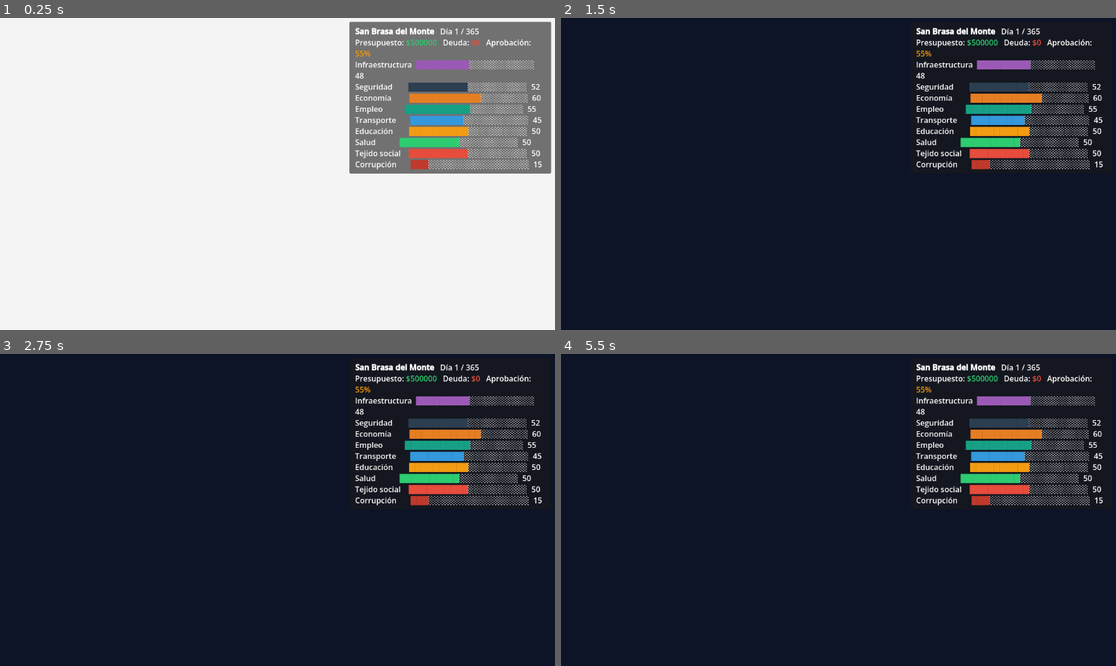
Above: before the commit, frames 1-4 (two rows, left to right).
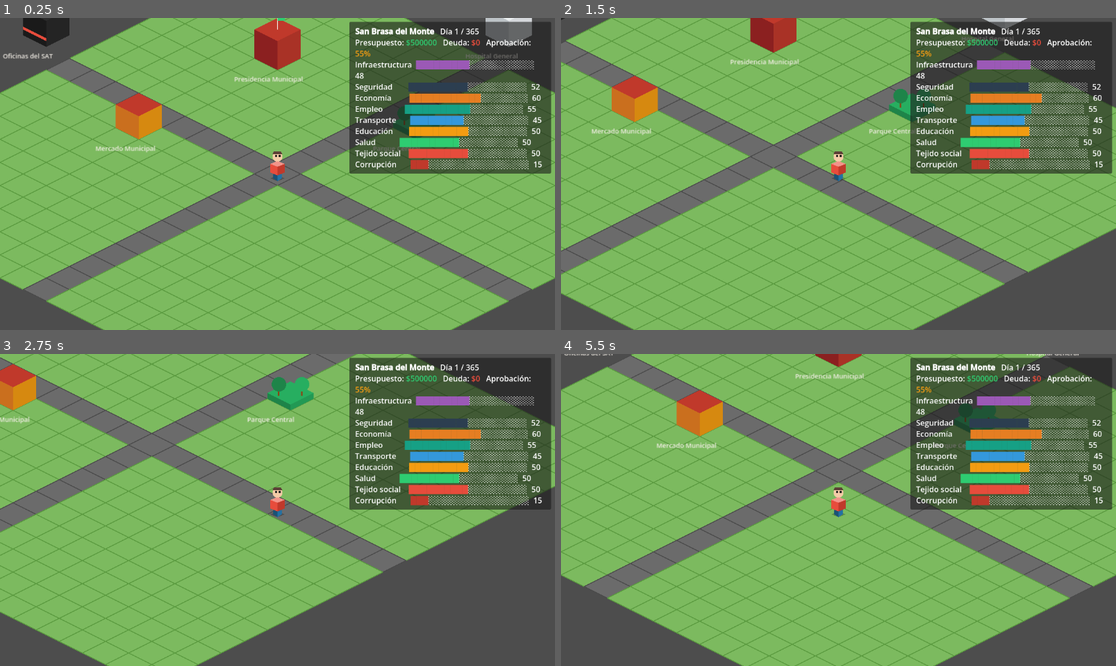
Above: after the commit, the same moments.

Repository: Edmex22/JUEGO-DEL-bajiO
Game: Godot game, scene res://main.tscn
Same seed, same stepped clock (60 frames per second), same inputs: the game is played once before the commit and once after it. The engine's default icon, where the game draws it, is replaced by a stand-in: a white triangle on a blue panel in a dark square.
Inputs (mouse positions are in pixels of both pictures, inside the frame that each line leads up to):
- Up to frame 1 (0.25 s): no input
- Up to frame 2 (1.5 s): tap Enter at 0.5 s; move the mouse to (960, 158) at 0.52 s; hold D (move_right) 0.53-1.28 s; tap E (interact) at 0.6, 1.35 s; move the mouse to (727, 189) at 1.27 s; hold S (move_down) from 1.28 s (still down)
- Up to frame 3 (2.75 s): move the mouse to (333, 441) at 2.02 s; release S (move_down) at 2.03 s; hold D (move_right) from 2.03 s (still down); tap E (interact) at 2.1 s
- Up to frame 4 (5.5 s): move the mouse to (810, 572) at 2.77 s; release D (move_right) at 2.78 s; hold W (move_up) 2.78-3.53 s; tap E (interact) every 0.75 s from 2.85 to 5.1 s; move the mouse to (1005, 556) at 3.52 s; hold A (move_left) 3.53-5.03 s; move the mouse to (672, 463) at 4.27 s; move the mouse to (866, 510) at 5.02 s; hold S (move_down) from 5.03 s (still down)

The runs differ from the first frame. In frame 1, 96% of the frame differs, in the area x 0-100%, y 0-100%; in frame 2, 96%; in frame 3, 96%; in frame 4, 96%.

Commit message:
fix: ciclo día/noche simplificado con ColorRect overlay, sin shader que tapaba todo

Diff:
--- a/scripts/ciclo_dia_noche.gd
+++ b/scripts/ciclo_dia_noche.gd
@@ -1,39 +1,38 @@
 extends CanvasLayer
 
-# Cubre toda la pantalla con un ColorRect que aplica el shader día/noche
-# El ciclo completo es de 365 días de juego = 1 año
+const DURACION_TRANSICION := 2.0
 
-const DIAS_POR_CICLO := 365.0
-const DURACION_TRANSICION := 2.0  # segundos de transición suave
+# Colores del overlay (fondo semitransparente que tinta la escena)
+const COLOR_DIA       := Color(0.0, 0.0, 0.0, 0.0)       # transparente
+const COLOR_ATARDECER := Color(0.6, 0.2, 0.0, 0.35)       # naranja oscuro
+const COLOR_NOCHE     := Color(0.05, 0.08, 0.25, 0.72)    # azul noche
+const COLOR_AMANECER  := Color(0.5, 0.15, 0.0, 0.25)      # naranja suave
 
-var _hora_actual: float = 0.5  # 0=medianoche 0.5=mediodía 1=medianoche
-var _hora_objetivo: float = 0.5
-var _material: ShaderMaterial
+var _color_actual: Color = COLOR_DIA
+var _color_objetivo: Color = COLOR_DIA
 
 @onready var overlay: ColorRect = $Overlay
 
 
 func _ready() -> void:
-	_material = ShaderMaterial.new()
-	_material.shader = load("res://shaders/dia_noche.gdshader")
-	overlay.material = _material
-	_actualizar_hora_desde_dia()
 	GameState.dia_avanzado.connect(_on_dia_avanzado)
+	_actualizar_objetivo()
 
 
 func _process(delta: float) -> void:
-	# Interpolar suavemente hacia la hora objetivo
-	_hora_actual = move_toward(_hora_actual, _hora_objetivo, delta / DURACION_TRANSICION)
-	_material.set_shader_parameter("hora_dia", _hora_actual)
+	_color_actual = _color_actual.lerp(_color_objetivo, delta / DURACION_TRANSICION)
+	overlay.color = _color_actual
 
 
 func _on_dia_avanzado(_dia: int) -> void:
-	_actualizar_hora_desde_dia()
+	_actualizar_objetivo()
 
 
-func _actualizar_hora_desde_dia() -> void:
-	var dia := GameState.dia_actual
-	# Cada 7 días = un ciclo completo día/noche simplificado
-	# Días 1-3: día, días 4-5: tarde/noche, días 6-7: madrugada
-	var fase := fmod(float(dia - 1), 7.0) / 7.0
-	_hora_objetivo = fase
+func _actualizar_objetivo() -> void:
+	# Ciclo de 7 días: 1-3 día, 4 atardecer, 5-6 noche, 7 amanecer
+	var fase := (GameState.dia_actual - 1) % 7
+	match fase:
+		0, 1, 2: _color_objetivo = COLOR_DIA
+		3:        _color_objetivo = COLOR_ATARDECER
+		4, 5:     _color_objetivo = COLOR_NOCHE
+		6:        _color_objetivo = COLOR_AMANECER
